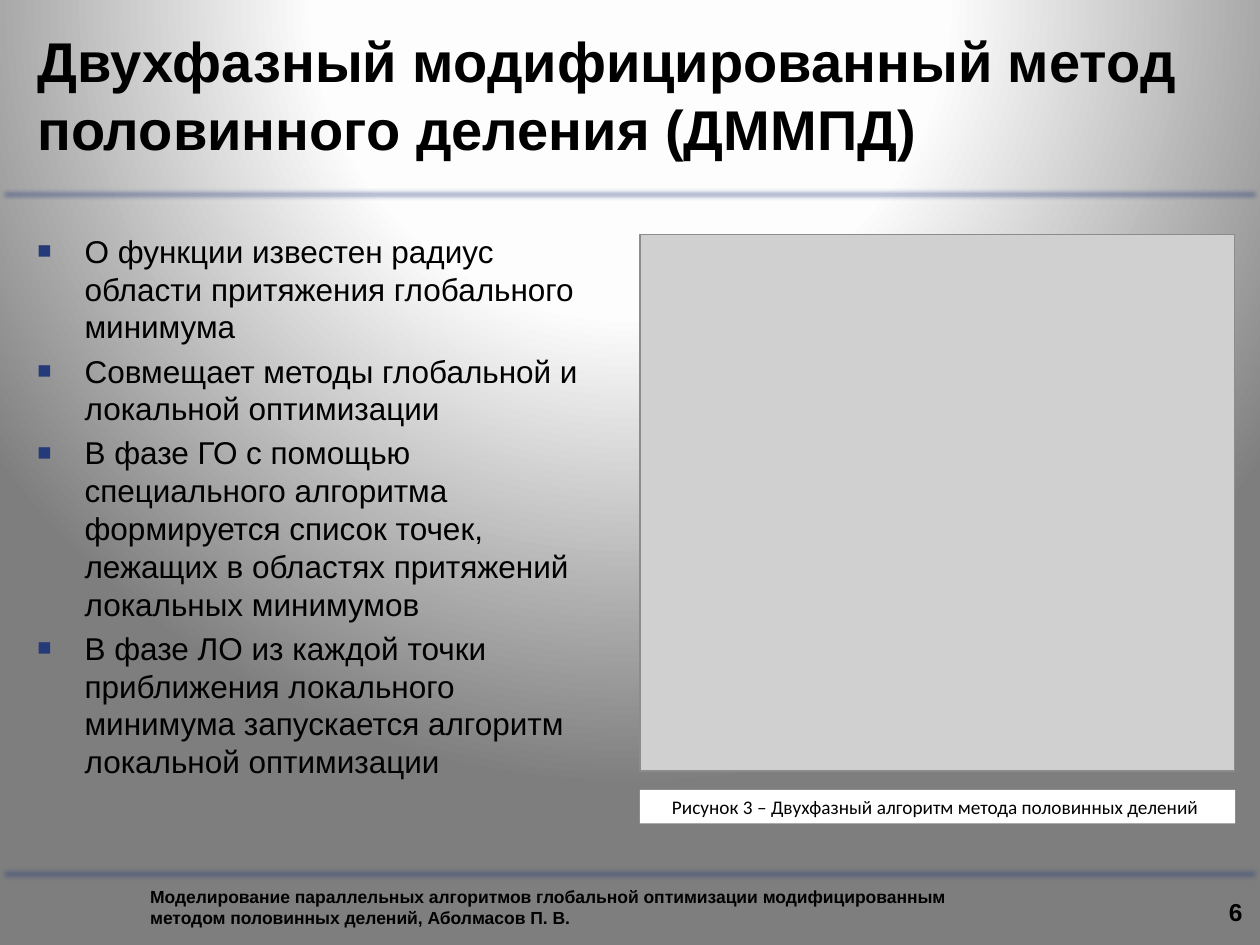
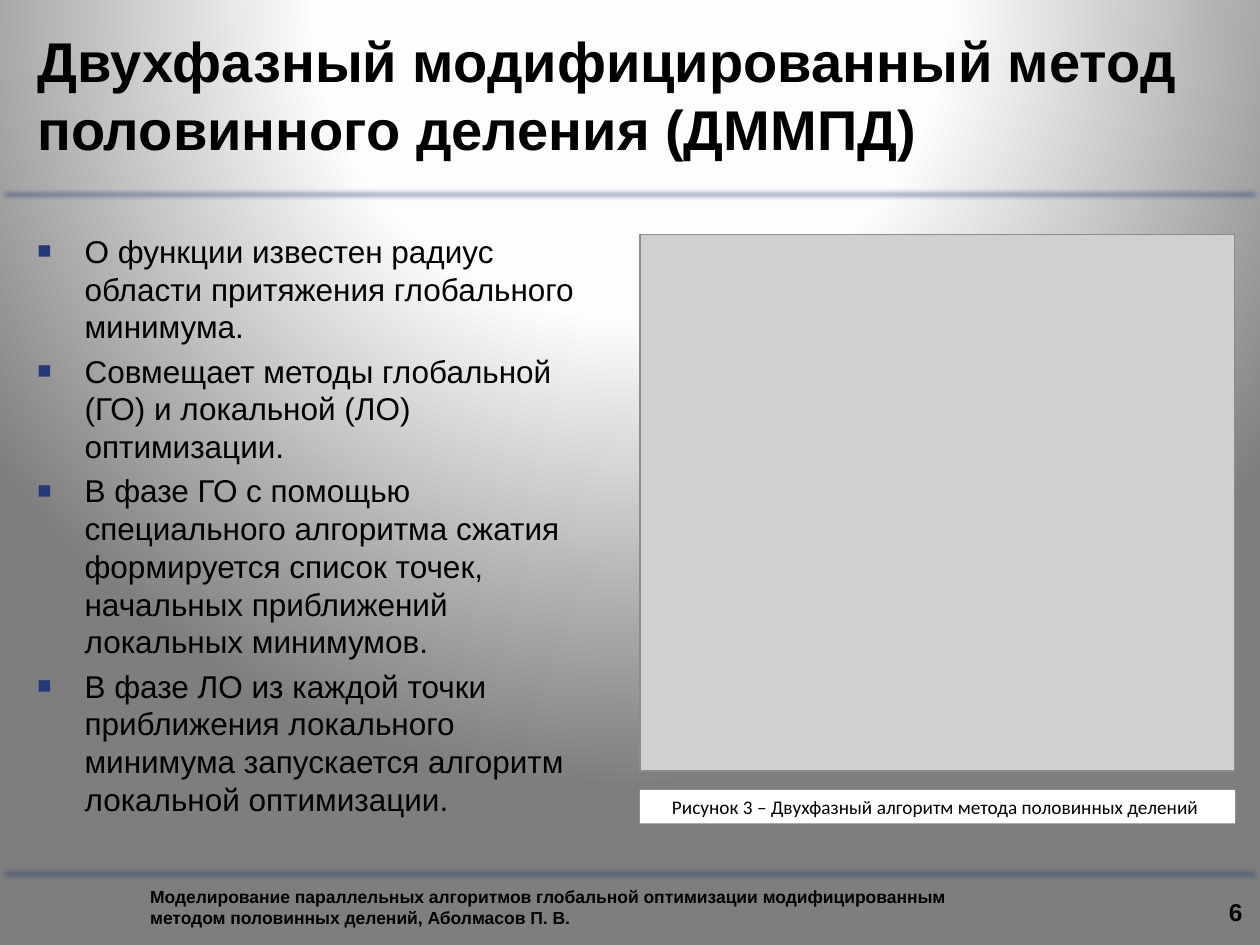
Before and after one commit to graf-abolmasov/PGraph, a slide deck: slide 6 of documentation/Презентация.pptx. Drawn at 1260x945 pixels with LibreOffice and Linux fonts; fonts in the diff are those of the drawing; grey boxes stand for pictures; background and template pictures are left out. Boxes give left, top, right and bottom in pixels: in the first picture for what was removed or moved away, otherwise in the second. Text is boxed around its words. In the diff, an @@ line names an element or a change of style, - is before the commit and + after.

```diff
--- a/documentation/Презентация.pptx
+++ b/documentation/Презентация.pptx
@@ text at box(85, 240, 574, 817): text changed @@
-■ О функции известен радиус области притяжения глобального минимума
-■ Совмещает методы глобальной и локальной оптимизации
-■ В фазе ГО с помощью специального алгоритма формируется список точек, лежащих в областях притяжений локальных минимумов
-■ В фазе ЛО из каждой точки приближения локального минимума запускается алгоритм локальной оптимизации
+■ О функции известен радиус области притяжения глобального минимума.
+■ Совмещает методы глобальной (ГО) и локальной (ЛО) оптимизации.
+■ В фазе ГО с помощью специального алгоритма сжатия формируется список точек, начальных приближений локальных минимумов.
+■ В фазе ЛО из каждой точки приближения локального минимума запускается алгоритм локальной оптимизации.
```
Also in this commit, not shown: 10 other slides changed, 1 slide added, 1 other file.
